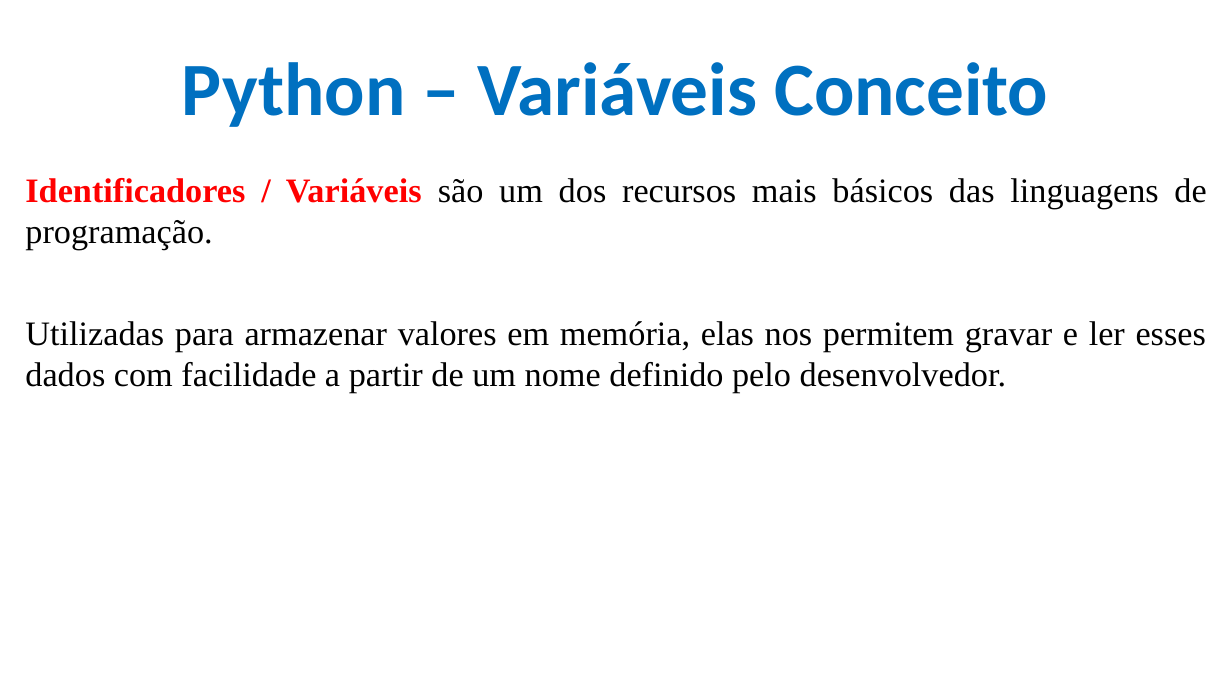
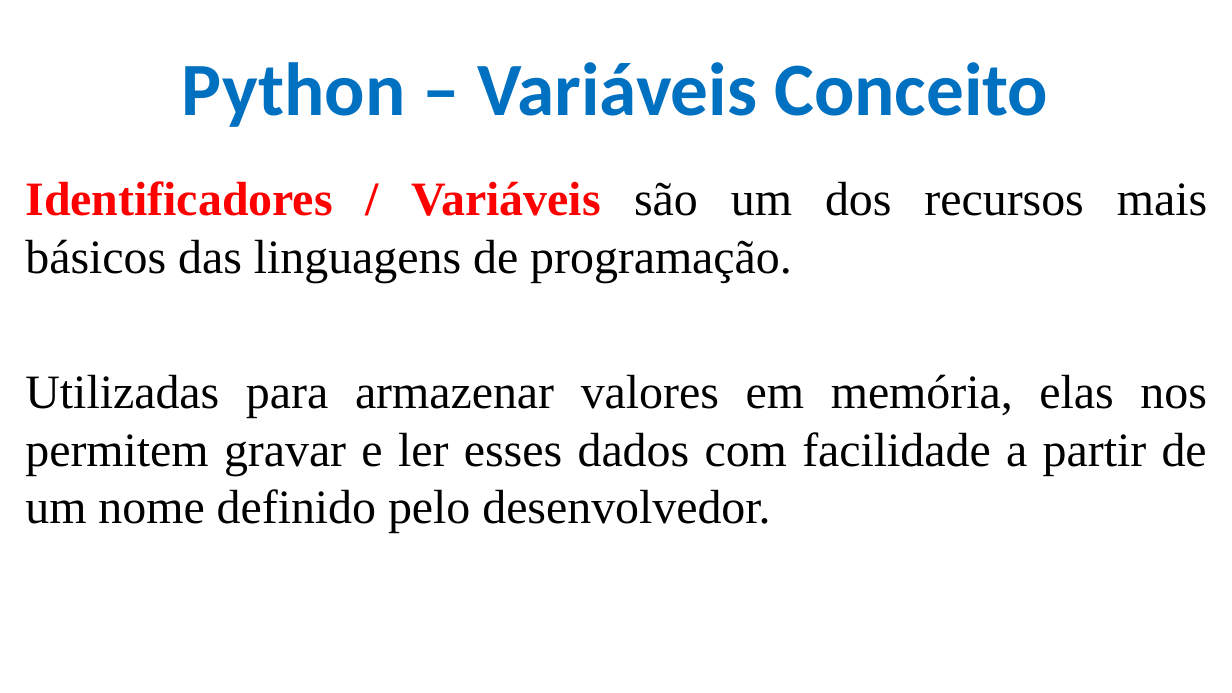
Before and after one commit to CloudEducationBrazil/WydenPythonParadigmas, a slide deck: slide 3 of 01 Classes/Aula 04 05 06 Programação Python.pptx. Drawn at 1232x693 pixels with LibreOffice and Linux fonts; fonts in the diff are those of the drawing; background and template pictures are left out. Boxes give left, top, right and bottom in pixels: in the first picture for what was removed or moved away, otherwise in the second. Text is boxed around its words. In the diff, an @@ line names an element or a change of style, - is before the commit and + after.

```diff
--- a/01 Classes/Aula 04 05 06 Programação Python.pptx
+++ b/01 Classes/Aula 04 05 06 Programação Python.pptx
@@ text "Identificadores / Variáveis são um ..." at box(25, 181, 1207, 533): size 20 to 28 pt @@
```
Also in this commit, not shown: 15 other slides changed, 2 other files.
